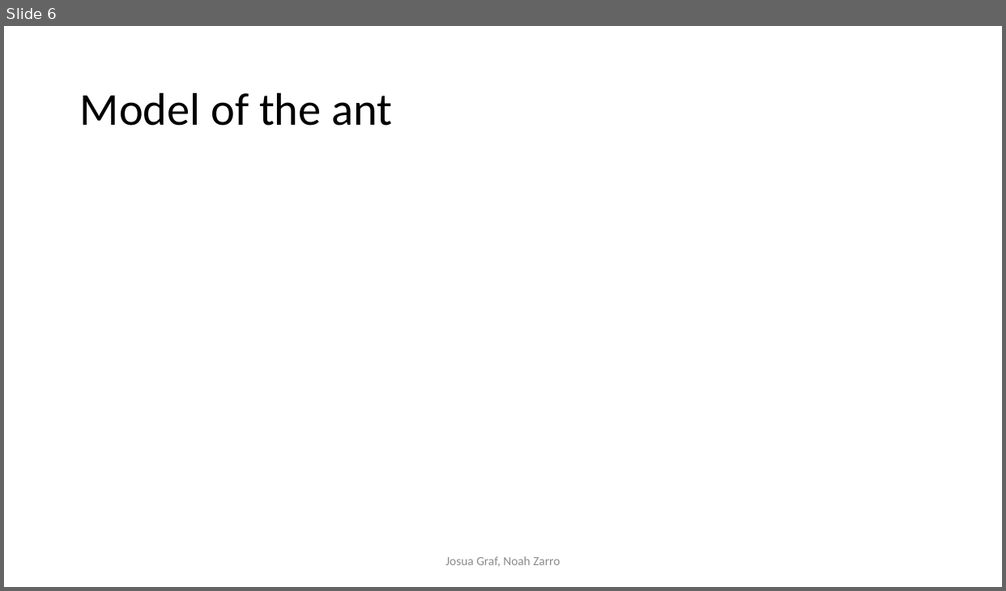
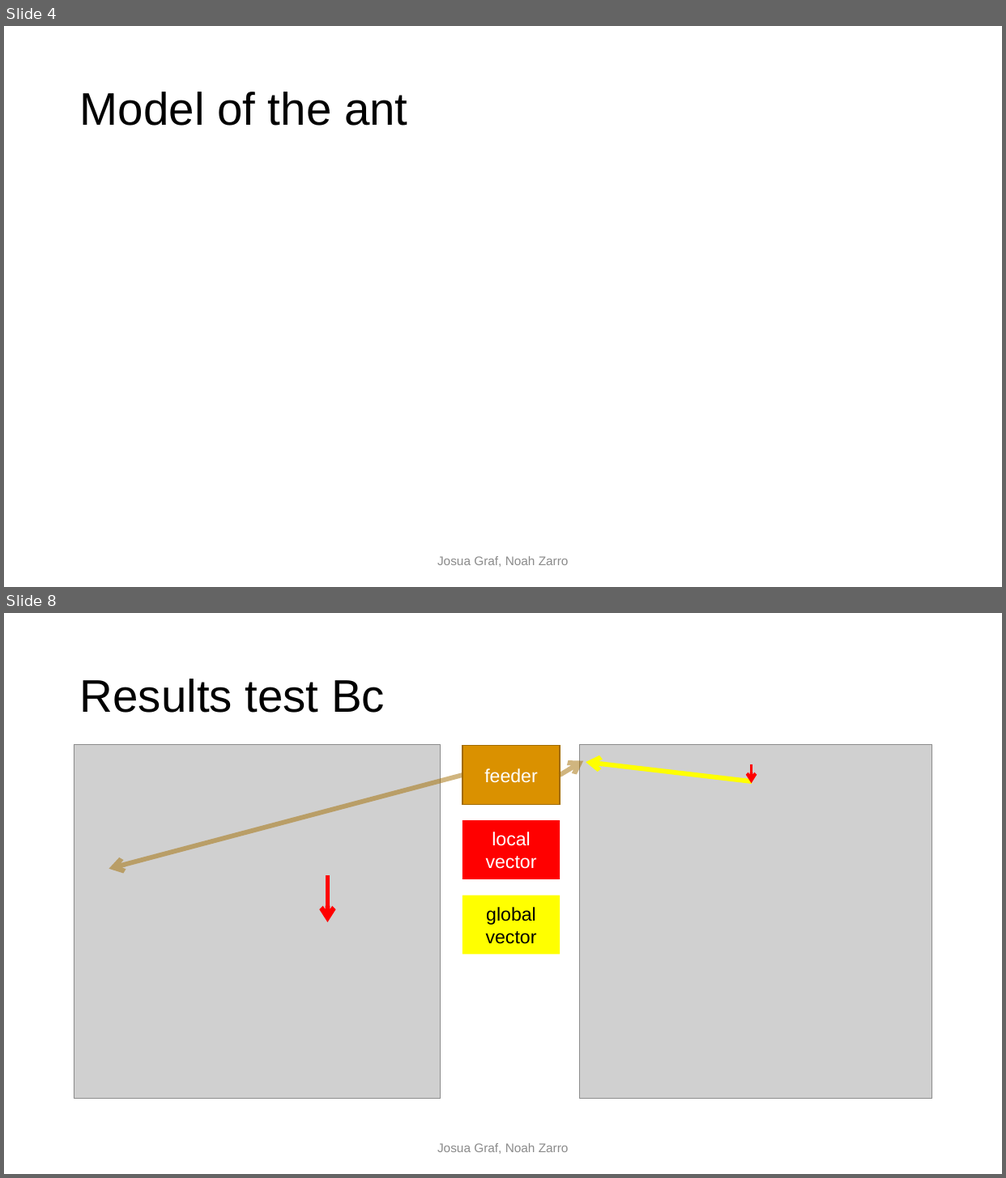
Before and after one commit to noahzarro/project_template, a slide deck: final_presentation/Back to home in desert.pptx. Shown one above the other, each under a label of ours: slide 6 before the commit, slides 4 and 8 after it; the slides between them are not shown. The pictures are 1006x591 and 1006x1178 pixels, drawn with LibreOffice and Linux fonts; fonts in the diff are those of the drawing; grey boxes stand for pictures; background and template pictures are left out. Boxes give left, top, right and bottom in pixels: in the first picture for what was removed or moved away, otherwise in the second. Text is boxed around its words. In the diff, an @@ line names an element or a change of style, - is before the commit and + after.

```diff
--- a/final_presentation/Back to home in desert.pptx
+++ b/final_presentation/Back to home in desert.pptx
@@ slide 8 added at bbox=[4, 613, 1002, 1174], background #FFFFFF @@
@@ text added at bbox=[80, 679, 385, 713], 44 pt, text #000000 @@
+Results test Bc
@@ picture added at bbox=[74, 745, 440, 1098] @@
@@ rectangle added at bbox=[463, 746, 560, 805], fill #DA9100, outline #A16B00 1 pt, 18 pt, text #FFFFFF @@
+feeder
@@ picture added at bbox=[580, 745, 931, 1098] @@
@@ arrow added from (463, 776) to (108, 869), #A36D00 4.5 pt @@
@@ arrow added from (560, 776) to (583, 761), #A36D00 4.5 pt @@
@@ arrow added from (752, 781) to (586, 762), #FFFF00 4.5 pt @@
@@ arrow added from (751, 764) to (751, 784), #FF0000 3 pt @@
@@ rectangle added at bbox=[463, 820, 560, 879], fill #FF0000, 18 pt, text #FFFFFF @@
+local vector
@@ arrow added from (327, 875) to (327, 922), #FF0000 4.5 pt @@
@@ rectangle added at bbox=[463, 895, 560, 954], fill #FFFF00, 18 pt, text #000000 @@
+global vector
@@ text added at bbox=[437, 1144, 569, 1154], 12 pt, text #8C8C8C @@
+Josua Graf, Noah Zarro
@@ what was slide 6 is now slide 4 @@
@@ slide 4 changed as well @@
@@ title "Model of the ant" at bbox=[80, 92, 407, 126]: font Calibri to Arial @@
@@ text "Josua Graf, Noah Zarro" at bbox=[437, 557, 569, 567]: font Calibri to Arial @@
```
Also in this commit, not shown: 5 other slides changed, 5 other slides added.
